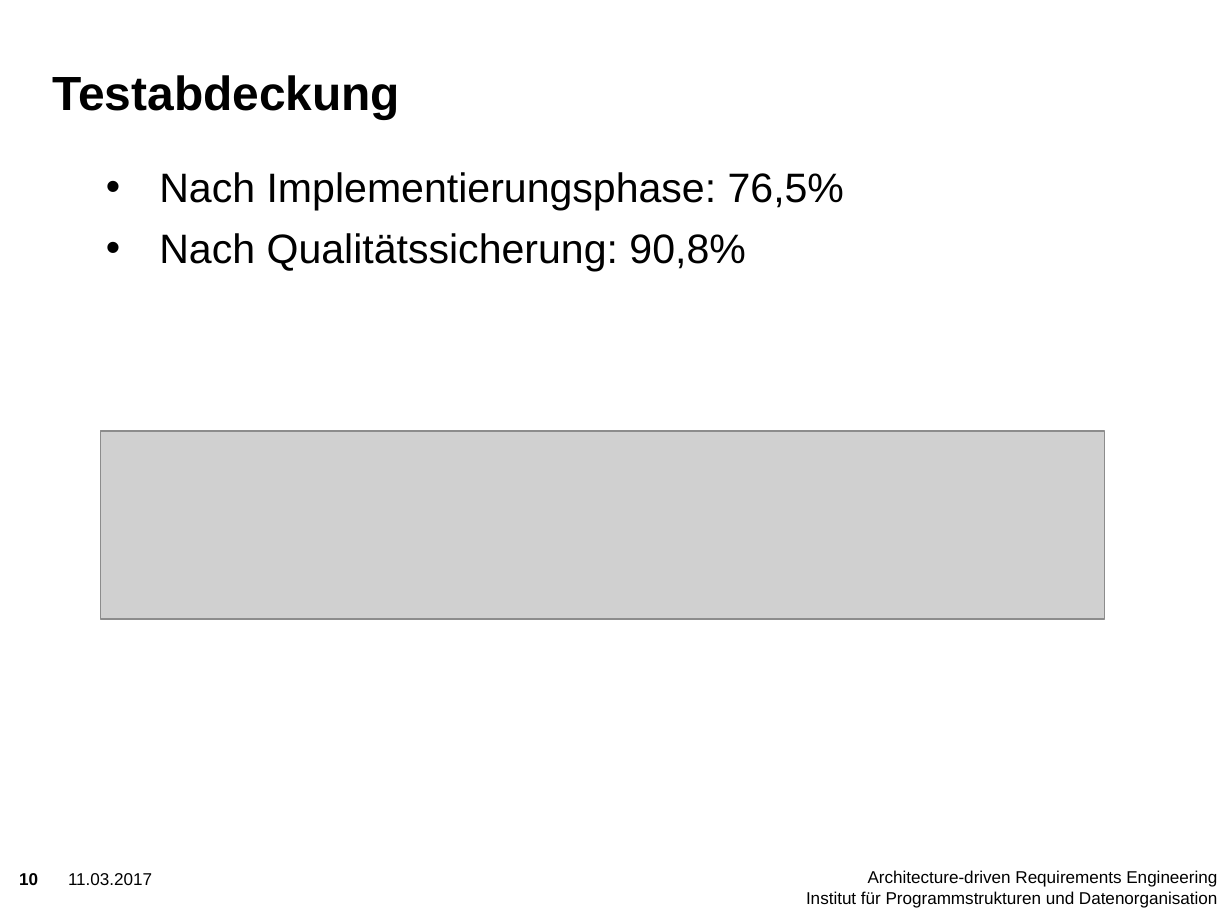
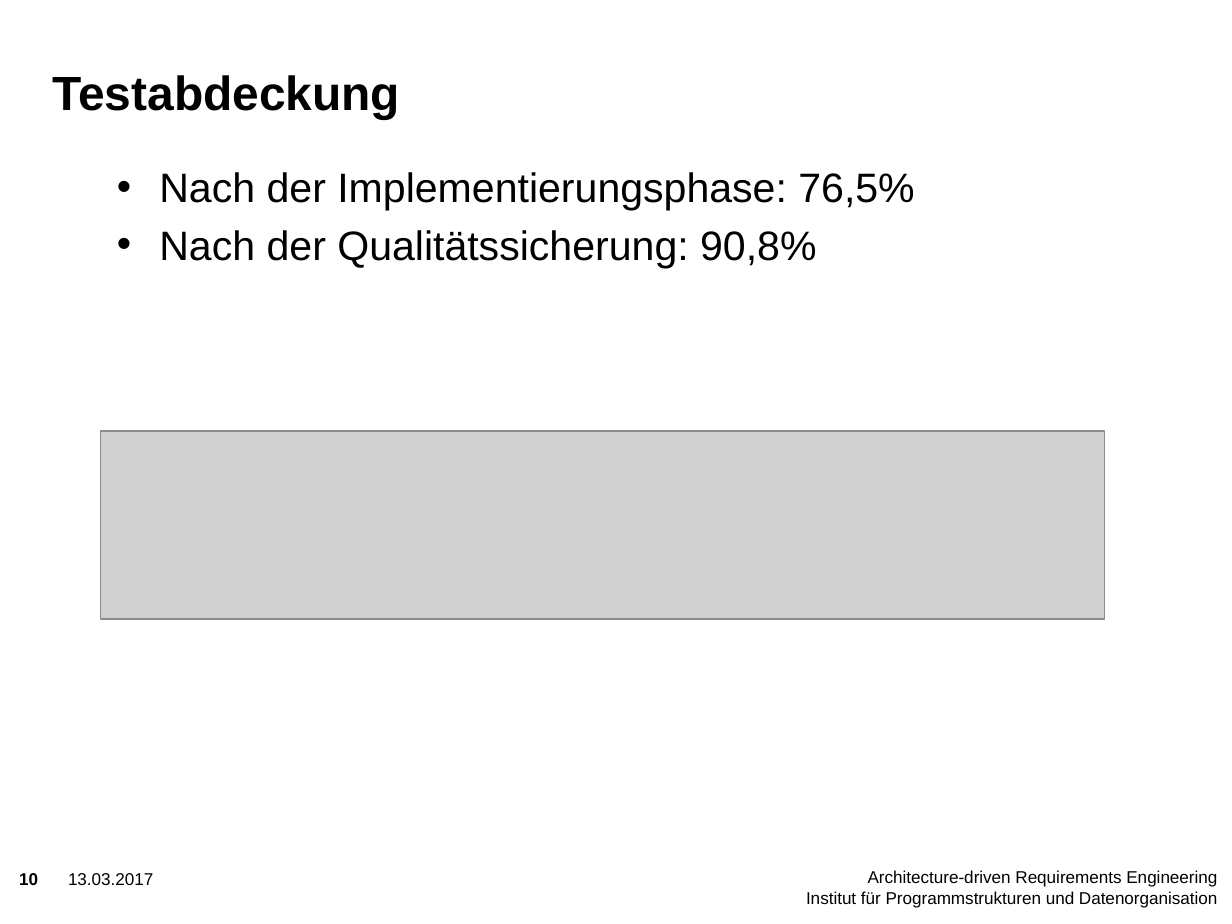
Before and after one commit to njules/goApp, a slide deck: slide 10 of Qualitätssicherung/Testphase.pptx. Drawn at 1232x924 pixels with LibreOffice and Linux fonts; fonts in the diff are those of the drawing; grey boxes stand for pictures; background and template pictures are left out. Boxes give left, top, right and bottom in pixels: in the first picture for what was removed or moved away, otherwise in the second. Text is boxed around its words. In the diff, an @@ line names an element or a change of style, - is before the commit and + after.

```diff
--- a/Qualitätssicherung/Testphase.pptx
+++ b/Qualitätssicherung/Testphase.pptx
@@ text at [159, 172, 914, 268]: text changed @@
-  • Nach Implementierungsphase: 76,5%
-  • Nach Qualitätssicherung: 90,8%
+  • Nach der Implementierungsphase: 76,5%
+  • Nach der Qualitätssicherung: 90,8%
@@ text at [68, 873, 153, 885]: text changed @@
-11.03.2017
+13.03.2017
```
Also in this commit, not shown: 8 other slides changed, 2 slides added, 2 slides removed, 4 other files.
